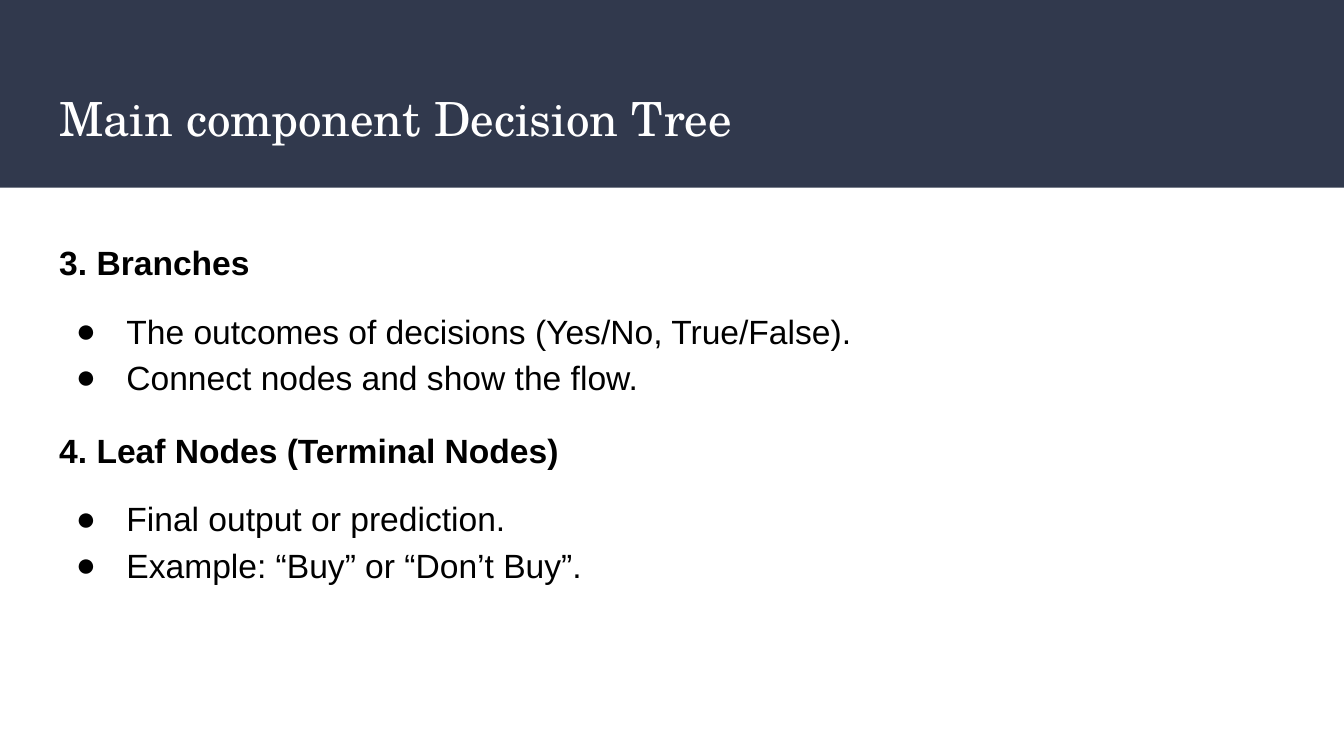
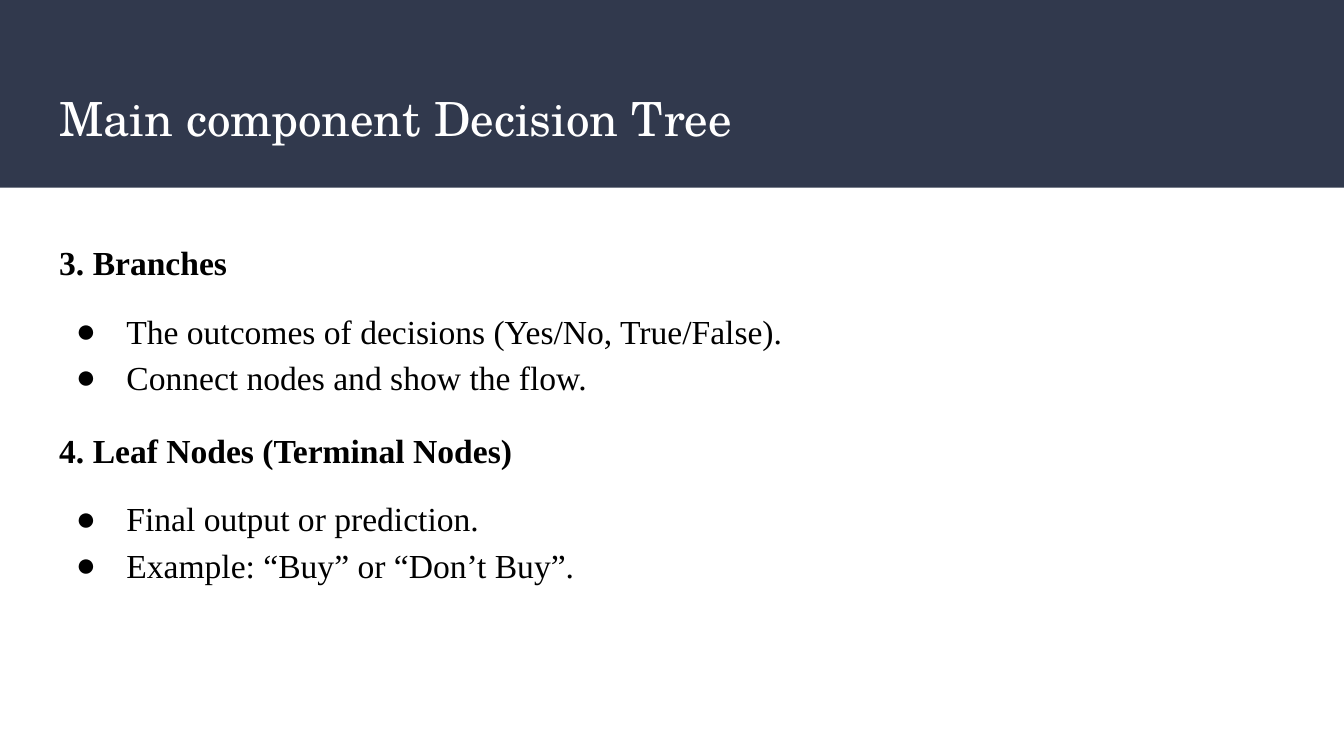
Before and after one commit to AlishaPandey21/Python, a slide deck: slide 6 of Python2_T2/Decision_Tree.pptx. Drawn at 1344x756 pixels with LibreOffice and Linux fonts; fonts in the diff are those of the drawing. Boxes give left, top, right and bottom in pixels: in the first picture for what was removed or moved away, otherwise in the second. Text is boxed around its words. In the diff, an @@ line names an element or a change of style, - is before the commit and + after.

```diff
--- a/Python2_T2/Decision_Tree.pptx
+++ b/Python2_T2/Decision_Tree.pptx
@@ text "3. Branches" at (x1=59, y1=251, x2=782, y2=584): font Arial to Times New Roman @@
```
Also in this commit, not shown: 5 other slides changed, 4 other files.
